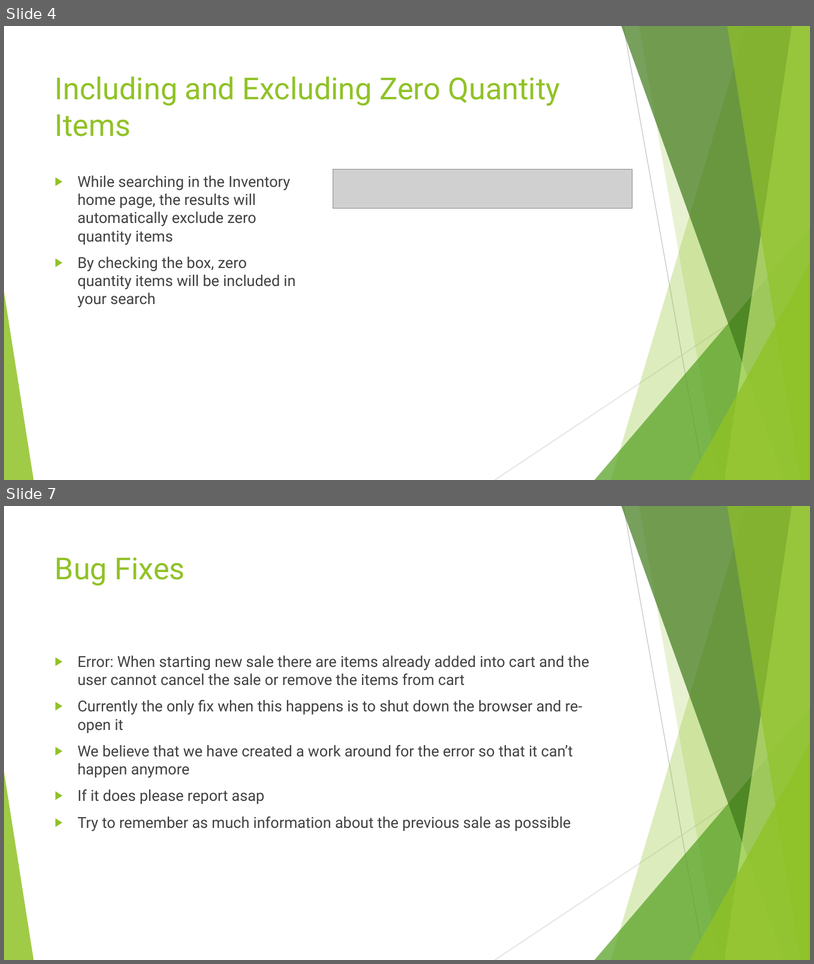
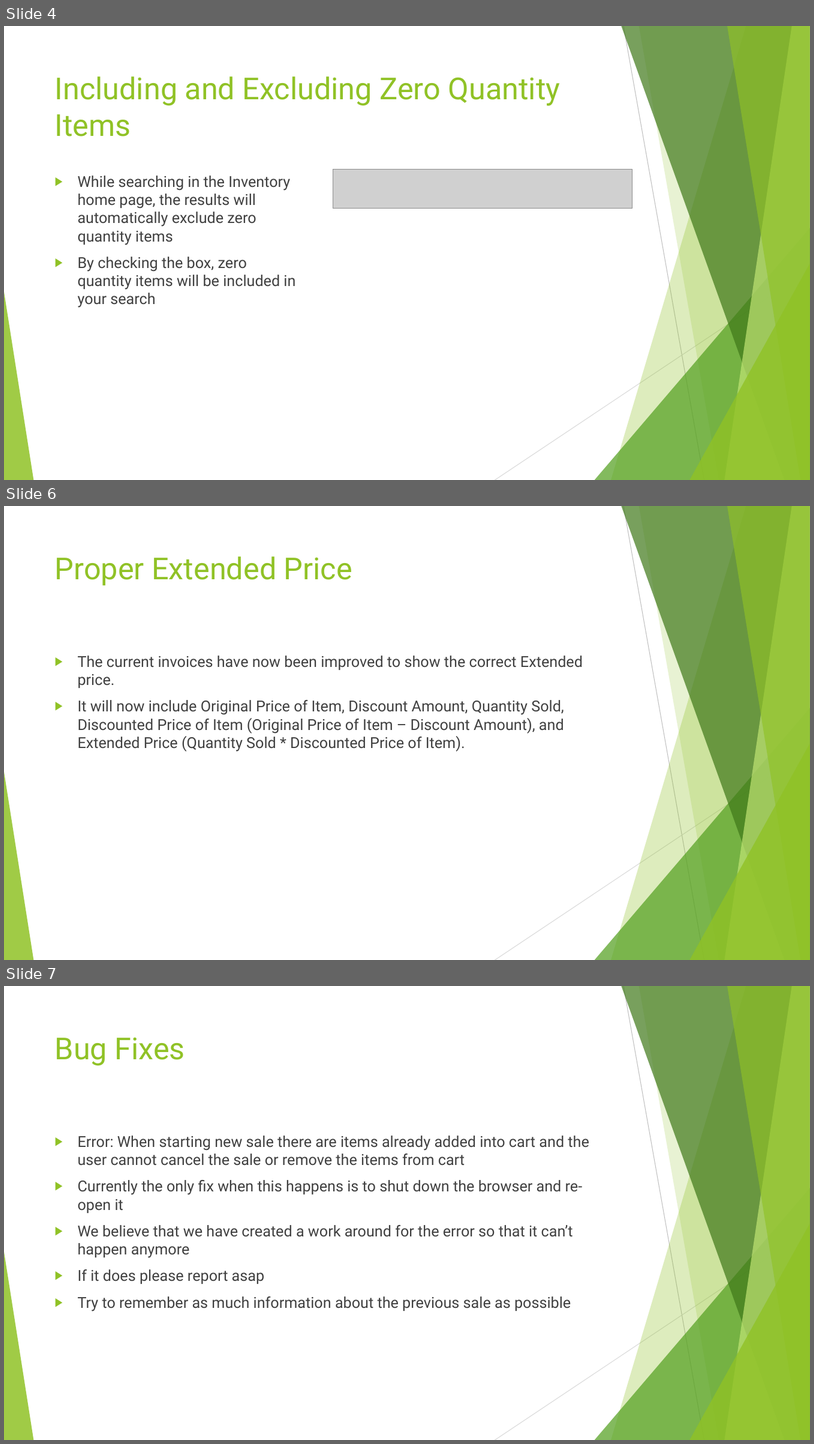
Before and after one commit to SweetSpotProShop/SweetSpot-Documentation, a slide deck: Release Powerpoints/V2.6.0.pptx. Shown one above the other, each under a label of ours: slides 4 and 7 before the commit, slides 4, 6 and 7 after it; the slides between them are not shown. The pictures are 814x964 and 814x1444 pixels, drawn with LibreOffice and Linux fonts; fonts in the diff are those of the drawing; grey boxes stand for pictures. Boxes give left, top, right and bottom in pixels: in the first picture for what was removed or moved away, otherwise in the second. Text is boxed around its words. In the diff, an @@ line names an element or a change of style, - is before the commit and + after.

Commit message:
Added to Power Point
Included a description of the create similar changes and the new extended price on invoices.

```diff
--- a/Release Powerpoints/V2.6.0.pptx
+++ b/Release Powerpoints/V2.6.0.pptx
@@ slide 6 added at <box>4,506,810,960</box>, background #FFFFFF; not listed: 10 template elements that a slide beside it also shows @@
@@ title added at <box>55,556,353,586</box>, 36 pt, text #90C226 @@
+Proper Extended Price
@@ text added at <box>78,655,583,751</box>, 18 pt, text #404040 @@
+▶ The current invoices have now been improved to show the correct Extended price.
+▶ It will now include Original Price of Item, Discount Amount, Quantity Sold, Discounted Price of Item (Original Price of Item – Discount Amount), and Extended Price (Quantity Sold * Discounted Price of Item).
```
Also in this commit, not shown: 1 slide changed, 1 other slide added, 2 slides removed.
